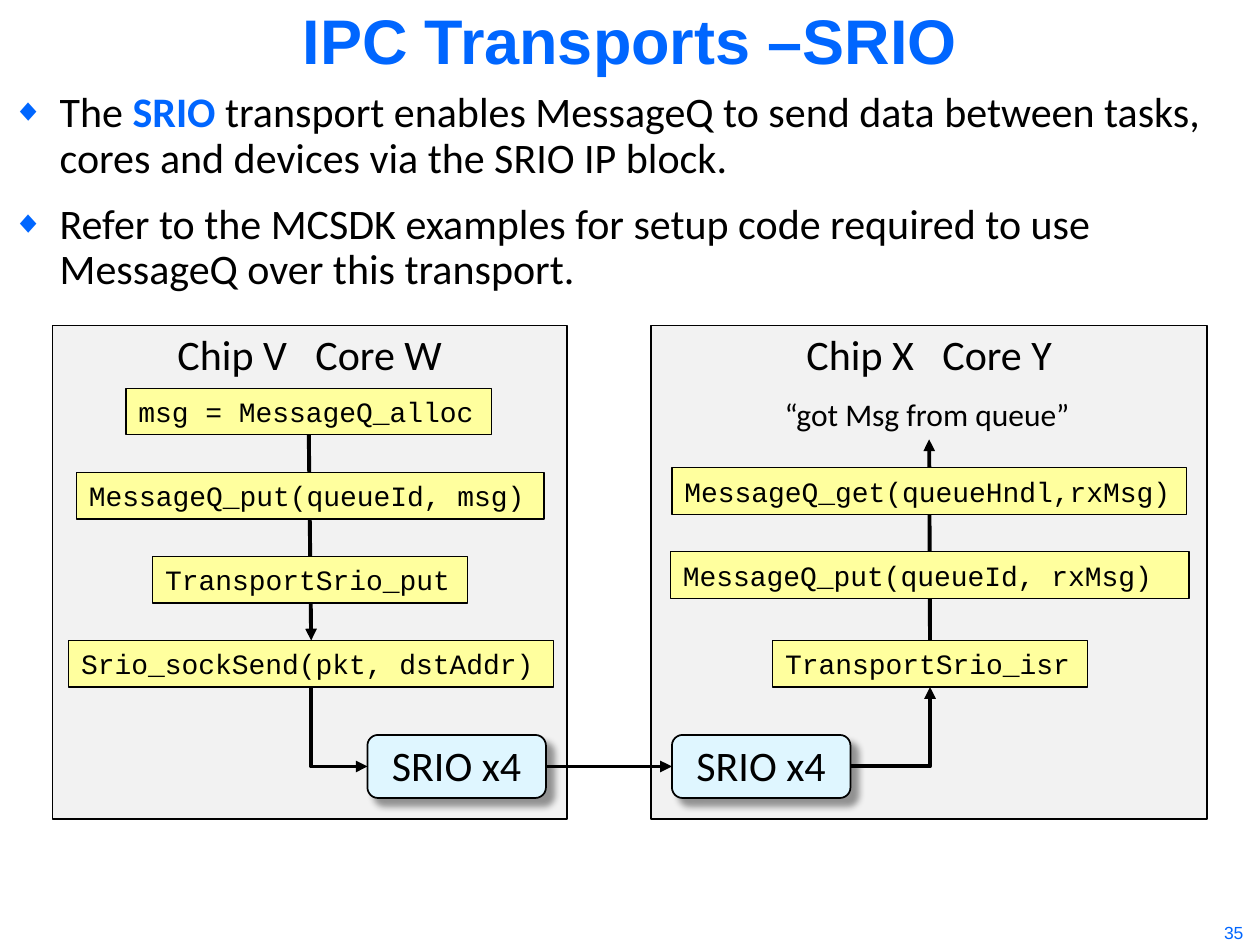
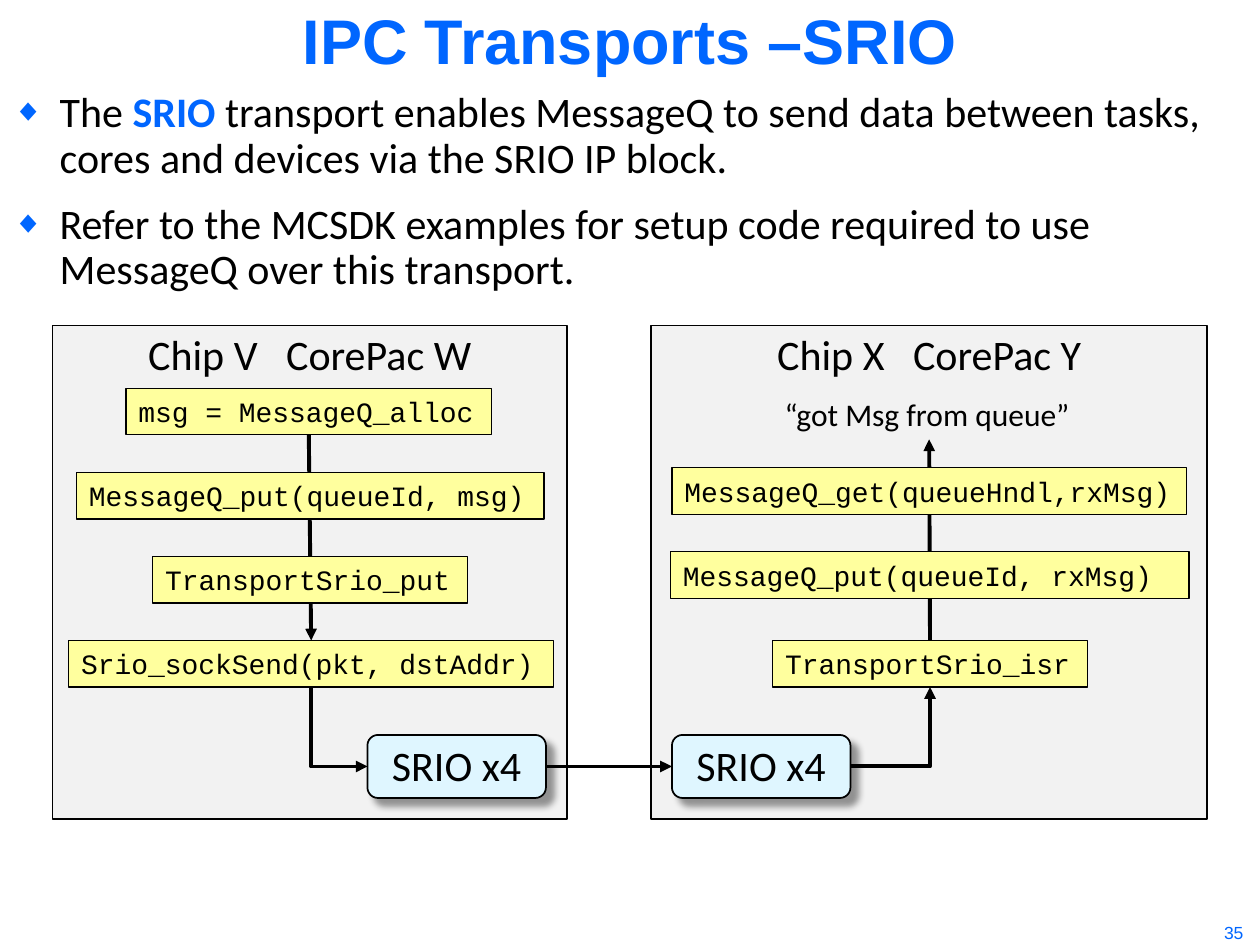
Before and after one commit to hari1989/keystone-workshop, a slide deck: slide 35 of preliminary/KeyStone Intro to IPC.pptx. Drawn at 1260x945 pixels with LibreOffice and Linux fonts; fonts in the diff are those of the drawing. Boxes give left, top, right and bottom in pixels: in the first picture for what was removed or moved away, otherwise in the second. Text is boxed around its words. In the diff, an @@ line names an element or a change of style, - is before the commit and + after.

```diff
--- a/preliminary/KeyStone Intro to IPC.pptx
+++ b/preliminary/KeyStone Intro to IPC.pptx
@@ text in rectangle at [148, 340, 471, 377]: text changed @@
-Chip V Core W
+Chip V CorePac W
@@ text in rectangle at [777, 340, 1081, 377]: text changed @@
-Chip X Core Y
+Chip X CorePac Y
```
Also in this commit, not shown: 17 other slides changed.
